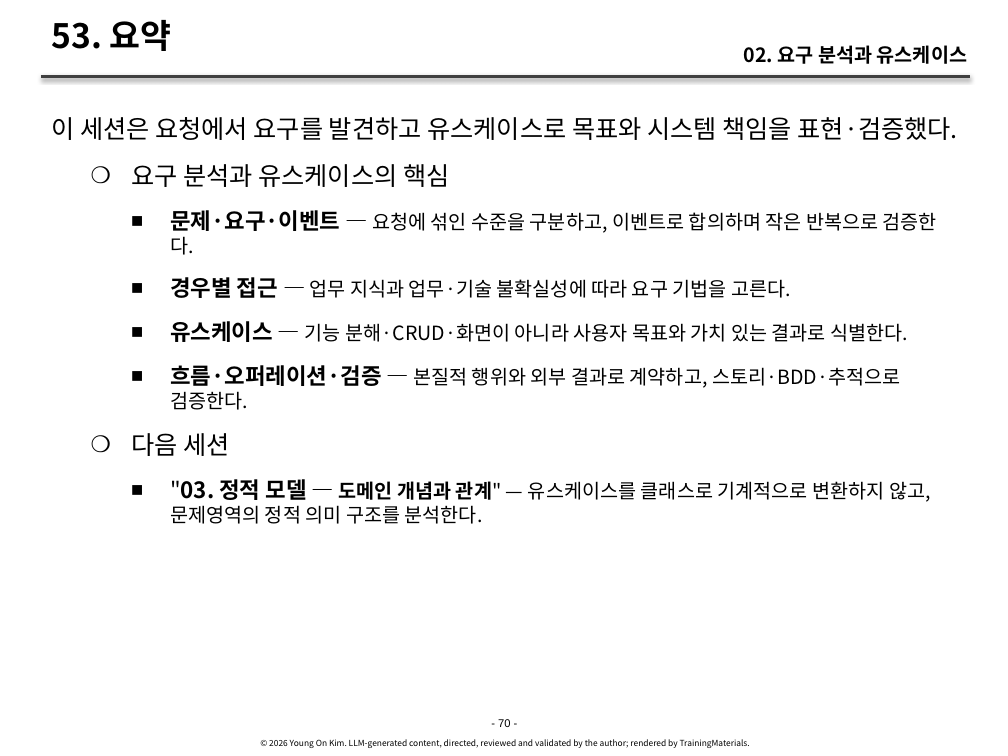
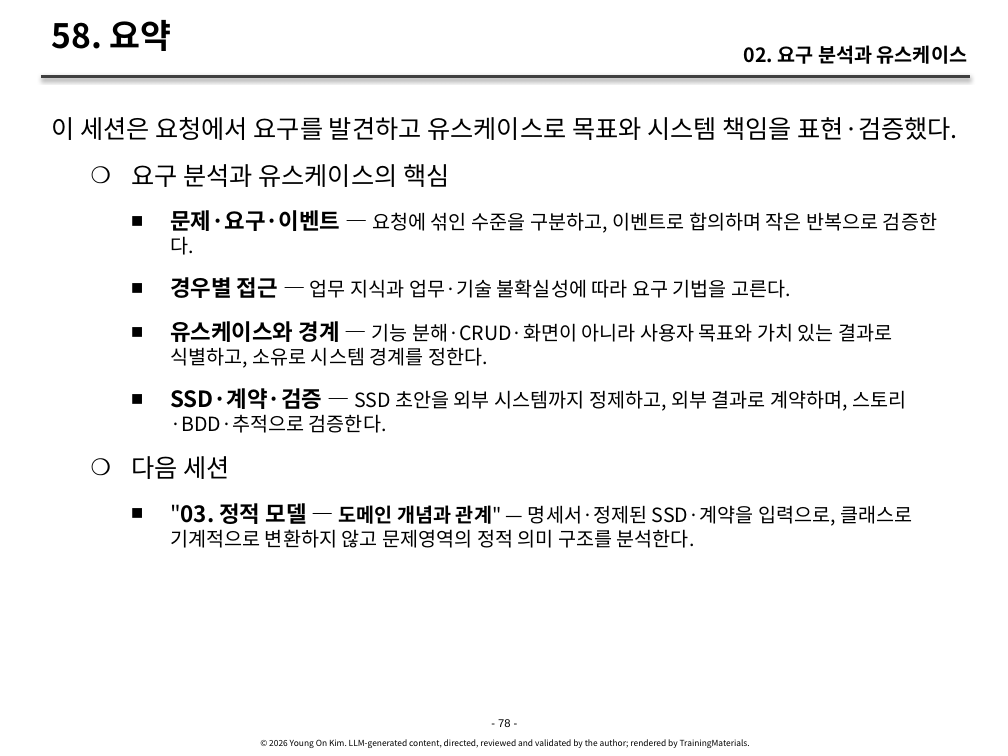
Before and after one commit to YoungSan77/TrainingMaterials, a slide deck: slide 78 of courses/ooad/sessions/s02.pptx (slide 70 before the commit). Drawn at 1008x756 pixels with LibreOffice and Linux fonts; fonts in the diff are those of the drawing. Boxes give left, top, right and bottom in pixels: in the first picture for what was removed or moved away, otherwise in the second. Text is boxed around its words. In the diff, an @@ line names an element or a change of style, - is before the commit and + after.

```diff
--- a/courses/ooad/sessions/s02.pptx
+++ b/courses/ooad/sessions/s02.pptx
@@ title at [51, 20, 172, 51]: text changed @@
-53. 요약
+58. 요약
@@ text at [170, 321, 907, 433]: text changed @@
-      ■ 유스케이스 — 기능 분해·CRUD·화면이 아니라 사용자 목표와 가치 있는 결과로 식별한다.
-      ■ 흐름·오퍼레이션·검증 — 본질적 행위와 외부 결과로 계약하고, 스토리·BDD·추적으로 검증한다.
+      ■ 유스케이스와 경계 — 기능 분해·CRUD·화면이 아니라 사용자 목표와 가치 있는 결과로 식별하고, 소유로 시스템 경계를 정한다.
+      ■ SSD·계약·검증 — SSD 초안을 외부 시스템까지 정제하고, 외부 결과로 계약하며, 스토리·BDD·추적으로 검증한다.
@@ text at [170, 503, 912, 548]: text changed @@
-      ■ "03. 정적 모델 — 도메인 개념과 관계" — 유스케이스를 클래스로 기계적으로 변환하지 않고, 문제영역의 정적 의미 구조를 분석한다.
+      ■ "03. 정적 모델 — 도메인 개념과 관계" — 명세서·정제된 SSD·계약을 입력으로, 클래스로 기계적으로 변환하지 않고 문제영역의 정적 의미 구조를 분석한다.
@@ text at [498, 719, 510, 727]: text changed @@
-- 70 -
+- 78 -
```
Also in this commit, not shown: 47 other slides changed, 10 slides added, 2 slides removed, 11 other files.
